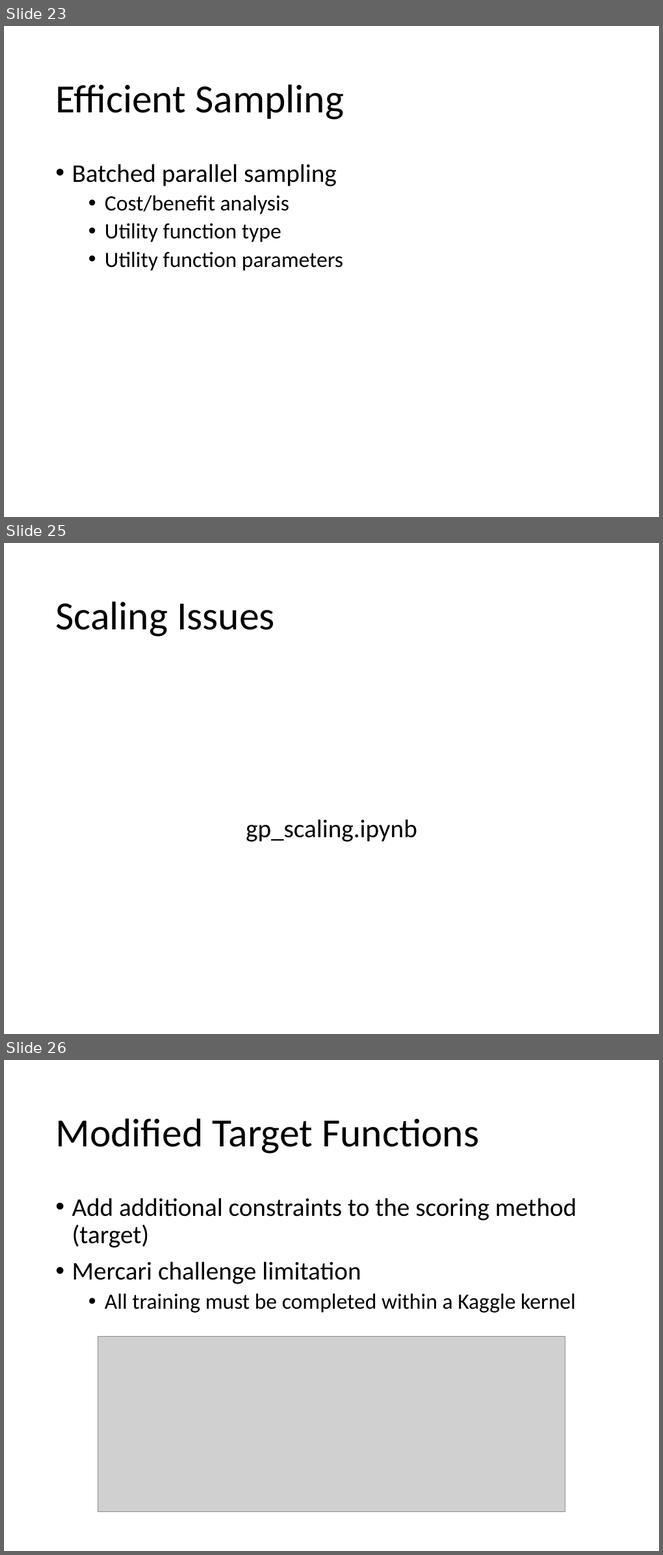
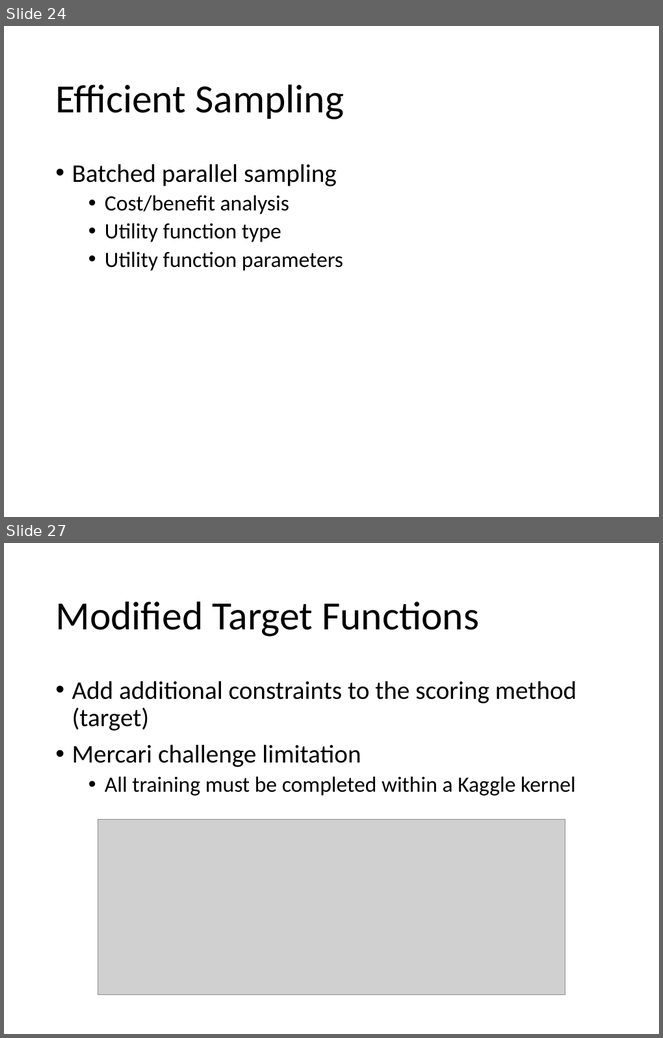
Before and after one commit to jkingphd/practical_bayes_opt, a slide deck: Data_science_nashville_jkk.pptx. Shown one above the other, each under a label of ours: slides 23, 25 and 26 before the commit, slides 24 and 27 after it; the slides between them are not shown. The pictures are 663x1555 and 663x1038 pixels, drawn with LibreOffice and Linux fonts; fonts in the diff are those of the drawing; grey boxes stand for pictures. Boxes give left, top, right and bottom in pixels: in the first picture for what was removed or moved away, otherwise in the second. Text is boxed around its words. In the diff, an @@ line names an element or a change of style, - is before the commit and + after.

```diff
--- a/Data_science_nashville_jkk.pptx
+++ b/Data_science_nashville_jkk.pptx
@@ slide 25 removed at box(4, 543, 659, 1034), background #FFFFFF @@
@@ title removed at box(55, 601, 275, 637) @@
-Scaling Issues
@@ text removed at box(246, 819, 417, 842) @@
-gp_scaling.ipynb
@@ what was slide 23 is now slide 24 @@
@@ what was slide 26 is now slide 27 @@
```
Also in this commit, not shown: 5 slides changed, 3 slides added, 1 other slide removed, 9 other files.
